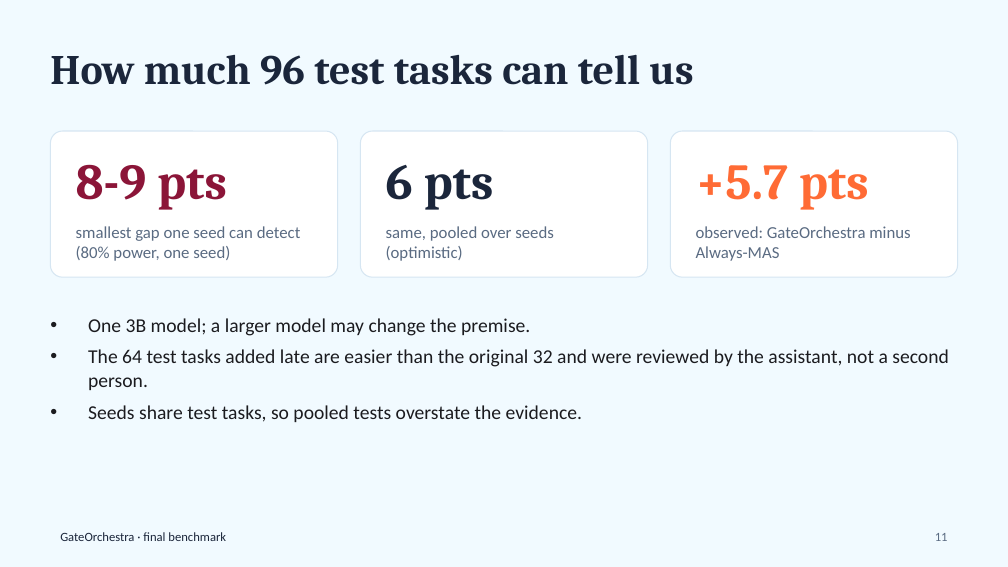
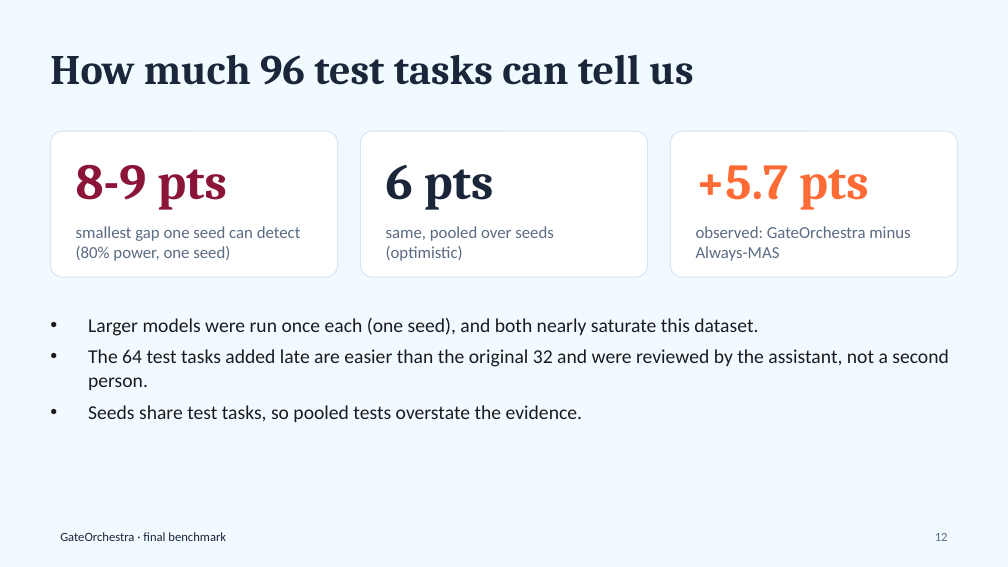
Before and after one commit to FarhanAaqil/GateOrchestra, a slide deck: slide 12 of reports/deck/GateOrchestra_final.pptx (slide 11 before the commit). Drawn at 1008x567 pixels with LibreOffice and Linux fonts; fonts in the diff are those of the drawing. Boxes give left, top, right and bottom in pixels: in the first picture for what was removed or moved away, otherwise in the second. Text is boxed around its words. In the diff, an @@ line names an element or a change of style, - is before the commit and + after.

Commit message:
Add the gpt-oss-120b run, a run switch on Results and a stronger-model slide
The gpt-oss-120b reduced run finished after Groq's daily quota recovered:
CoT-SC 99.0%, Always-MAS 95.8%, GateOrchestra 99.0% at 54% fewer tokens
than Always-MAS, escalating nothing. The report, README and a new deck
slide compare all three models. The Results page can now switch between
the main benchmark and the tagged runs (whitelisted against what is on
disk), and partial runs are labelled 'Partial run' rather than 'Smoke run'.
The API also loads the question analyser in the background at start-up,
so the first chat message does not pay for it.

```diff
--- a/reports/deck/GateOrchestra_final.pptx
+++ b/reports/deck/GateOrchestra_final.pptx
@@ text at (88,318,758,336): text changed @@
-• One 3B model; a larger model may change the premise.
+• Larger models were run once each (one seed), and both nearly saturate this dataset.
```
Also in this commit, not shown: 1 slide added, 17 other files.
